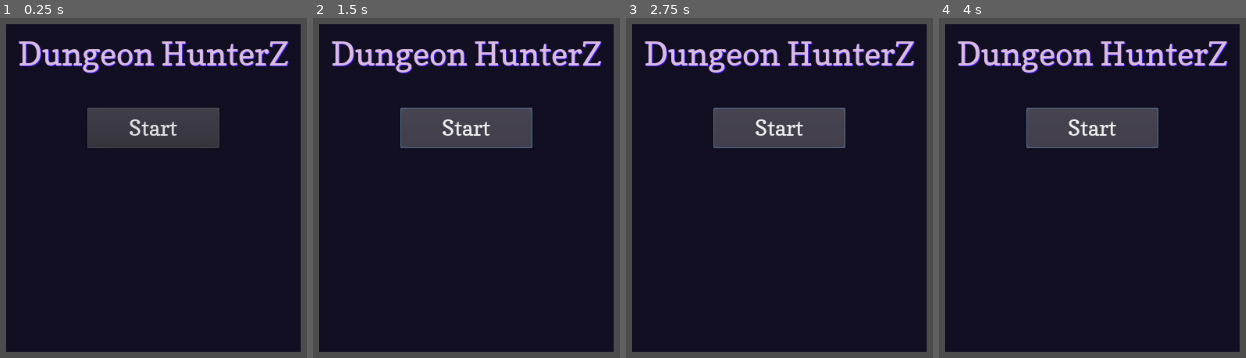
Above: before the commit, frames 1-4 (left to right).
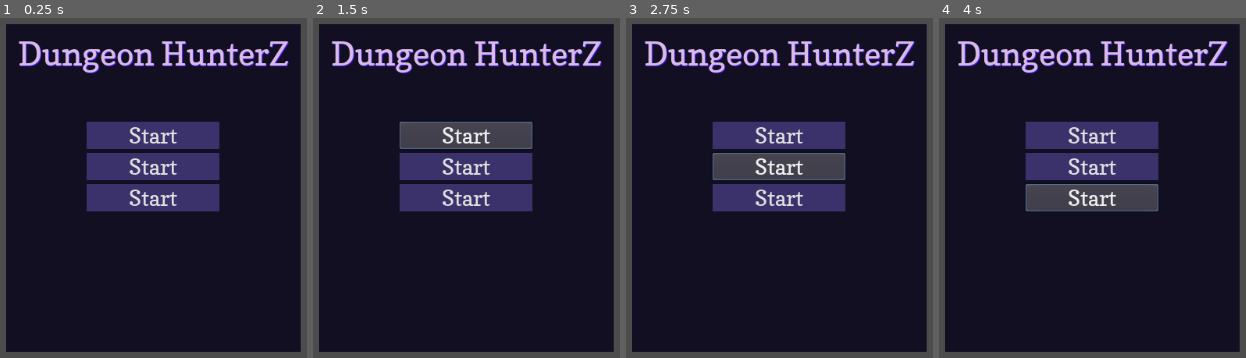
Above: after the commit, the same moments.

Repository: Yogoda/Dungeon-HunterZ
Game: Godot game, scene res://scenes/menu.tscn
Same seed, same stepped clock (60 frames per second), same inputs: the game is played once before the commit and once after it.
Inputs:
- Up to frame 1 (0.25 s): no input
- Up to frame 2 (1.5 s): click "Start" at 0.5 s; click "Start" at 1.25 s
- Up to frame 3 (2.75 s): click "Start" at 2 s
- Up to frame 4 (4 s): click "Start" at 2.75 s; click "Start" at 3.5 s

The runs differ from the first frame. In frame 1, 12% of the frame differs, in the area x 28-72%, y 26-58%; in frame 2, 9.8%; in frame 3, 12%; in frame 4, 12%.

Commit message:
menu update

Diff:
--- a/fonts/copse_regular/copse_regular.tres
+++ /dev/null
@@ -1,11 +0,0 @@
-[gd_resource type="DynamicFont" load_steps=2 format=2]
-
-[ext_resource path="res://fonts/copse_regular/Copse-Regular.ttf" type="DynamicFontData" id=1]
-
-[resource]
-
-size = 28
-use_mipmaps = true
-use_filter = true
-font_data = ExtResource( 1 )
-_sections_unfolded = [ "Font", "Settings" ]
--- a/scenes/menu.tscn
+++ b/scenes/menu.tscn
@@ -1,8 +1,9 @@
-[gd_scene load_steps=4 format=2]
+[gd_scene load_steps=5 format=2]
 
 [ext_resource path="res://styles/styleboxflat.tres" type="StyleBox" id=1]
 [ext_resource path="res://fonts/font_title.tres" type="DynamicFont" id=2]
-[ext_resource path="res://fonts/font_menu.tres" type="DynamicFont" id=3]
+[ext_resource path="res://styles/button.tres" type="StyleBox" id=3]
+[ext_resource path="res://fonts/font_menu.tres" type="DynamicFont" id=4]
 
 [node name="Menu" type="Control" index="0"]
 
@@ -36,15 +37,31 @@
 custom_styles/panel = ExtResource( 1 )
 _sections_unfolded = [ "Anchor", "Grow Direction", "Rect", "Theme", "custom_styles" ]
 
-[node name="Title" type="Label" parent="Panel" index="0"]
+[node name="CenterContainer" type="CenterContainer" parent="Panel" index="0"]
 
-anchor_left = 0.5
+anchor_left = 0.0
 anchor_top = 0.0
-anchor_right = 0.5
+anchor_right = 0.0
 anchor_bottom = 0.0
-margin_left = -173.5
+margin_right = 40.0
+margin_bottom = 40.0
+rect_pivot_offset = Vector2( 0, 0 )
+mouse_filter = 0
+mouse_default_cursor_shape = 0
+size_flags_horizontal = 1
+size_flags_vertical = 1
+use_top_left = false
+_sections_unfolded = [ "Grow Direction" ]
+
+[node name="Title" type="Label" parent="Panel" index="1"]
+
+anchor_left = 0.0
+anchor_top = 0.0
+anchor_right = 0.0
+anchor_bottom = 0.0
+margin_left = 15.0
 margin_top = 12.0
-margin_right = 173.5
+margin_right = 362.0
 margin_bottom = 63.0
 rect_pivot_offset = Vector2( 0, 0 )
 mouse_filter = 2
@@ -60,23 +77,44 @@
 max_lines_visible = -1
 _sections_unfolded = [ "custom_colors", "custom_fonts" ]
 
-[node name="Button" type="Button" parent="Panel" index="1"]
+[node name="VBoxContainer" type="VBoxContainer" parent="Panel" index="2"]
 
-anchor_left = 0.5
-anchor_top = 0.5
-anchor_right = 0.5
-anchor_bottom = 0.5
-margin_left = -84.5
-margin_top = -103.0
-margin_right = 84.5
-margin_bottom = -51.0
+anchor_left = 0.0
+anchor_top = 0.0
+anchor_right = 0.0
+anchor_bottom = 0.0
+margin_left = 103.0
+margin_top = 125.0
+margin_right = 273.0
+margin_bottom = 260.0
+rect_pivot_offset = Vector2( 0, 0 )
+mouse_filter = 1
+mouse_default_cursor_shape = 0
+size_flags_horizontal = 1
+size_flags_vertical = 1
+custom_constants/separation = 5
+alignment = 0
+_sections_unfolded = [ "Anchor", "Focus", "Grow Direction", "Hint", "Margin", "Mouse", "Rect", "Size Flags", "Theme", "custom_constants" ]
+__meta__ = {
+"_edit_group_": true
+}
+
+[node name="Button" type="Button" parent="Panel/VBoxContainer" index="0"]
+
+anchor_left = 0.0
+anchor_top = 0.0
+anchor_right = 0.0
+anchor_bottom = 0.0
+margin_right = 170.0
+margin_bottom = 35.0
 rect_pivot_offset = Vector2( 0, 0 )
 focus_mode = 2
 mouse_filter = 0
 mouse_default_cursor_shape = 0
 size_flags_horizontal = 1
 size_flags_vertical = 1
-custom_fonts/font = ExtResource( 3 )
+custom_styles/normal = ExtResource( 3 )
+custom_fonts/font = ExtResource( 4 )
 toggle_mode = false
 enabled_focus_mode = 2
 shortcut = null
@@ -84,4 +122,56 @@
 text = "Start"
 flat = false
 align = 1
-_sections_unfolded = [ "custom_colors", "custom_constants", "custom_fonts" ]
+_sections_unfolded = [ "Theme", "custom_colors", "custom_constants", "custom_fonts", "custom_styles" ]
+
+[node name="Button2" type="Button" parent="Panel/VBoxContainer" index="1"]
+
+anchor_left = 0.0
+anchor_top = 0.0
+anchor_right = 0.0
+anchor_bottom = 0.0
+margin_top = 40.0
+margin_right = 170.0
+margin_bottom = 75.0
+rect_pivot_offset = Vector2( 0, 0 )
+focus_mode = 2
+mouse_filter = 0
+mouse_default_cursor_shape = 0
+size_flags_horizontal = 1
+size_flags_vertical = 1
+custom_styles/normal = ExtResource( 3 )
+custom_fonts/font = ExtResource( 4 )
+toggle_mode = false
+enabled_focus_mode = 2
+shortcut = null
+group = null
+text = "Start"
+flat = false
+align = 1
+_sections_unfolded = [ "Theme", "custom_colors", "custom_constants", "custom_fonts", "custom_styles" ]
+
+[node name="Button3" type="Button" parent="Panel/VBoxContainer" index="2"]
+
+anchor_left = 0.0
+anchor_top = 0.0
+anchor_right = 0.0
+anchor_bottom = 0.0
+margin_top = 80.0
+margin_right = 170.0
+margin_bottom = 115.0
+rect_pivot_offset = Vector2( 0, 0 )
+focus_mode = 2
+mouse_filter = 0
+mouse_default_cursor_shape = 0
+size_flags_horizontal = 1
+size_flags_vertical = 1
+custom_styles/normal = ExtResource( 3 )
+custom_fonts/font = ExtResource( 4 )
+toggle_mode = false
+enabled_focus_mode = 2
+shortcut = null
+group = null
+text = "Start"
+flat = false
+align = 1
+_sections_unfolded = [ "Theme", "custom_colors", "custom_constants", "custom_fonts", "custom_styles" ]
--- /dev/null
+++ b/styles/button.tres
@@ -0,0 +1,30 @@
+[gd_resource type="StyleBoxFlat" format=2]
+
+[resource]
+
+content_margin_left = -1.0
+content_margin_right = -1.0
+content_margin_top = -1.0
+content_margin_bottom = -1.0
+bg_color = Color( 0.232181, 0.19281, 0.421875, 1 )
+draw_center = true
+border_width_left = 0
+border_width_top = 0
+border_width_right = 0
+border_width_bottom = 0
+border_color = Color( 0.8, 0.8, 0.8, 1 )
+border_blend = false
+corner_radius_top_left = 0
+corner_radius_top_right = 0
+corner_radius_bottom_right = 0
+corner_radius_bottom_left = 0
+corner_detail = 8
+expand_margin_left = 0.0
+expand_margin_right = 0.0
+expand_margin_top = 0.0
+expand_margin_bottom = 0.0
+shadow_color = Color( 0.13678, 0.113281, 0.25, 1 )
+shadow_size = 0
+anti_aliasing = true
+anti_aliasing_size = 1
+_sections_unfolded = [ "Resource", "Shadow" ]
